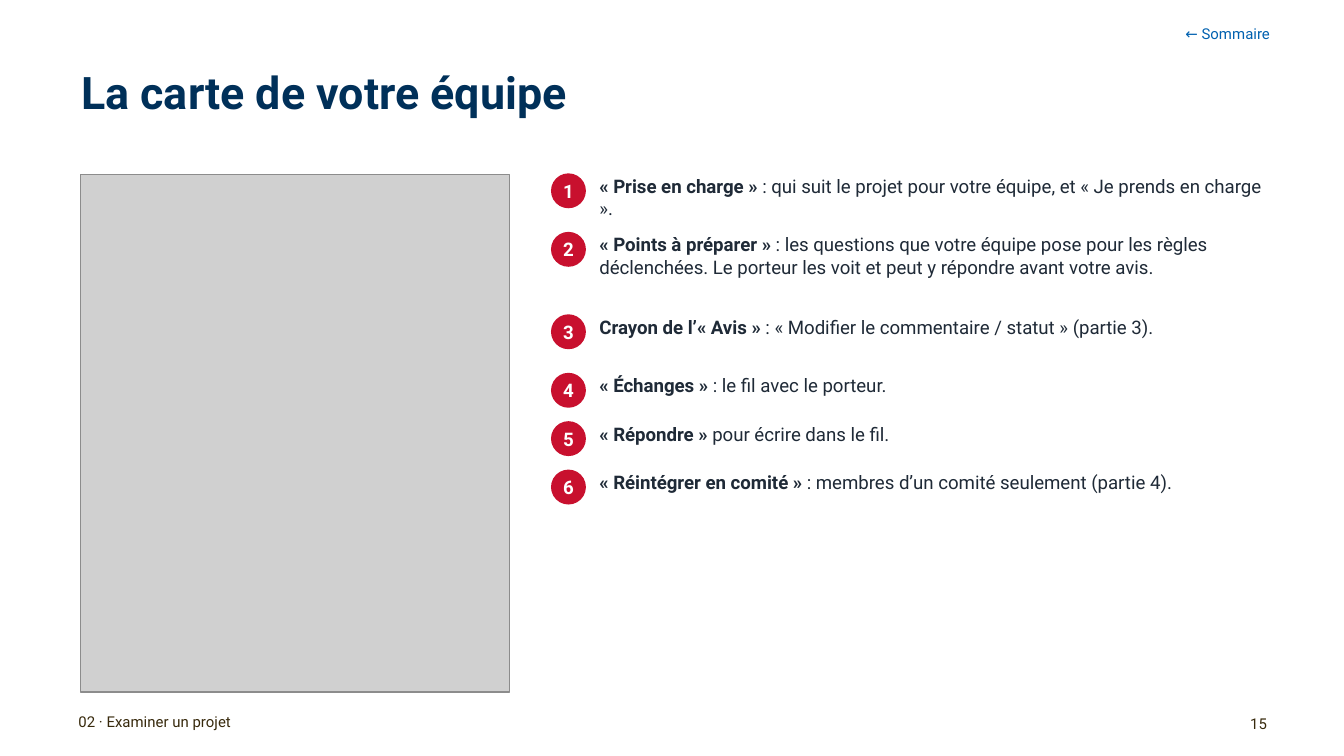
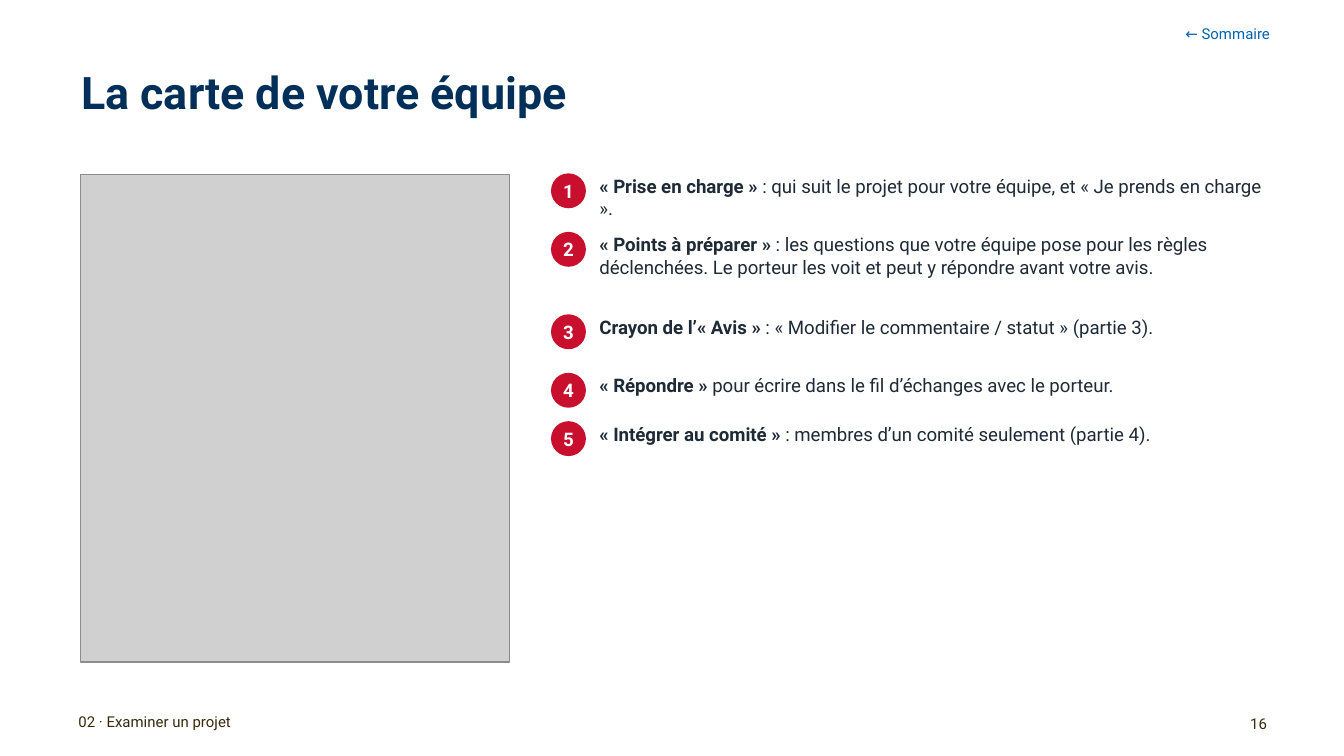
Before and after one commit to antoinelmariel-ux/ProjectNavigator, a slide deck: slide 16 of docs/Project Navigator_ Manuel SME.pptx (slide 15 before the commit). Drawn at 1344x756 pixels with LibreOffice and Linux fonts; fonts in the diff are those of the drawing; grey boxes stand for pictures; background and template pictures are left out. Boxes give left, top, right and bottom in pixels: in the first picture for what was removed or moved away, otherwise in the second. Text is boxed around its words. In the diff, an @@ line names an element or a change of style, - is before the commit and + after.

```diff
--- a/docs/Project Navigator_ Manuel SME.pptx
+++ b/docs/Project Navigator_ Manuel SME.pptx
@@ picture: place and size @@
-picture at box(81, 175, 509, 692)
+picture at box(81, 175, 509, 663)
@@ text at box(613, 378, 1113, 396): text changed @@
-« Échanges » : le fil avec le porteur.
+« Répondre » pour écrire dans le fil d’échanges avec le porteur.
@@ text at box(613, 426, 1151, 445): text changed @@
-« Répondre » pour écrire dans le fil.
+« Intégrer au comité » : membres d’un comité seulement (partie 4).
@@ ellipse removed at box(551, 469, 586, 504) @@
-6
@@ text removed at box(613, 474, 1172, 493) @@
-« Réintégrer en comité » : membres d’un comité seulement (partie 4).
@@ page number at box(1250, 718, 1267, 729): text changed @@
-15
+16
```
Also in this commit, not shown: 18 other slides changed, 3 slides added, 1 other file.
